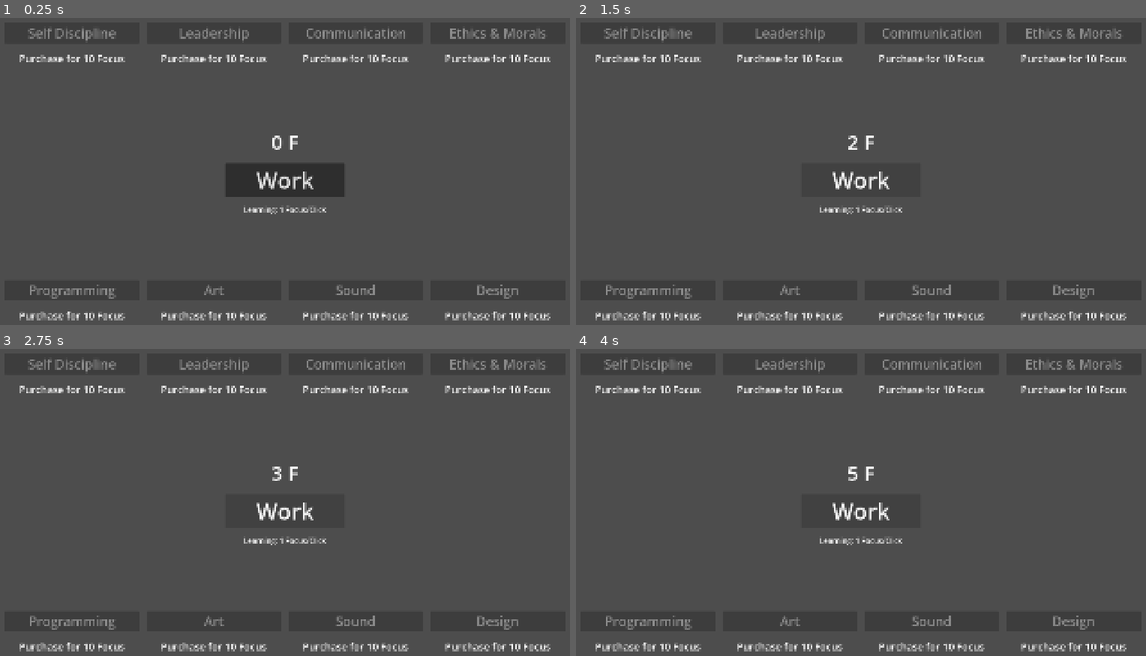
Above: before the commit, frames 1-4 (two rows, left to right).
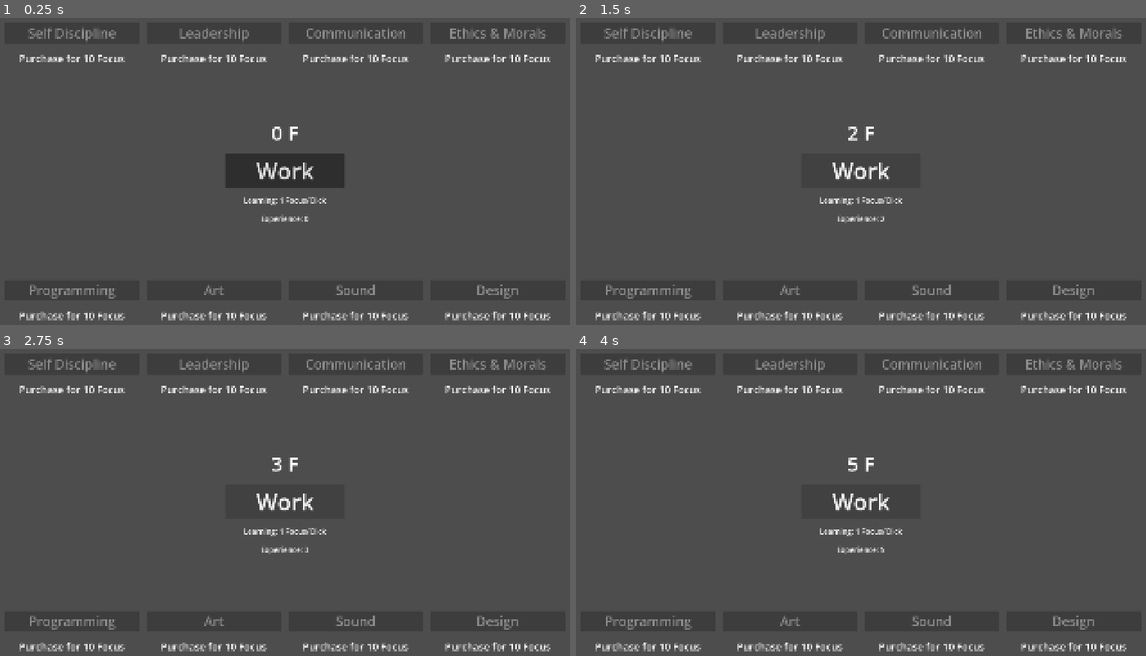
Above: after the commit, the same moments.

Repository: Skyvastern/example-clicker-save-and-load
Game: Godot game, scene res://main/main.tscn
The game is run twice, just before and just after one commit, with the same random seed, the same clock (stepped at 60 frames per second) and the same inputs.
Inputs:
- Up to frame 1 (0.25 s): no input
- Up to frame 2 (1.5 s): click "Work" at 0.5 s; click "Work" at 1.25 s
- Up to frame 3 (2.75 s): click "Work" at 2 s
- Up to frame 4 (4 s): tap Enter at 2.75 s; tap Space at 3.5 s

The runs differ from the first frame. In frame 1, 2.3% of the frame differs, in the area x 39-61%, y 35-67%; in frame 2, 1.1%; in frame 3, 1.1%; in frame 4, 1.1%.

Commit message:
Add experience stat

Diff:
--- a/main/level/level.gd
+++ b/main/level/level.gd
@@ -3,6 +3,7 @@
 
 signal focus_changed
 signal learning_changed
+signal xp_changed
 
 var focus: int = 0:
 	set(value):
@@ -18,10 +19,18 @@
 
 		_update_ui()
 
+var xp: int = 0:
+	set(value):
+		xp = value
+		xp_changed.emit()
+
+		_update_ui()
+
 @export_group("Action")
 @export var work_btn: Button
 @export var focus_label: Label
 @export var learning_label: Label
+@export var xp_label: Label
 
 
 func _enter_tree() -> void:
@@ -38,11 +47,13 @@
 
 func _on_work_btn_pressed() -> void:
 	focus += learning
+	xp += learning
 
 
 func _update_ui() -> void:
 	focus_label.text = "%s F" % focus
 	learning_label.text = "Learning: %s Focus/Click" % learning
+	xp_label.text = "Experience: %s" % xp
 
 
 func increase_learning_speed(cost: int) -> void:
--- a/main/level/levels/lvl_01.tscn
+++ b/main/level/levels/lvl_01.tscn
@@ -3,11 +3,12 @@
 [ext_resource type="Script" uid="uid://clrb1ev5ks4tm" path="res://main/level/level.gd" id="1_3n0an"]
 [ext_resource type="PackedScene" uid="uid://ogqswtv0srgr" path="res://main/level/skill.tscn" id="2_vvkps"]
 
-[node name="Level" type="Node" unique_id=508801850 node_paths=PackedStringArray("work_btn", "focus_label", "learning_label")]
+[node name="Level" type="Node" unique_id=508801850 node_paths=PackedStringArray("work_btn", "focus_label", "learning_label", "xp_label")]
 script = ExtResource("1_3n0an")
 work_btn = NodePath("UI Layer/Action/Work")
 focus_label = NodePath("UI Layer/Action/Focus")
 learning_label = NodePath("UI Layer/Action/Learning")
+xp_label = NodePath("UI Layer/Action/XP")
 
 [node name="UI Layer" type="CanvasLayer" parent="." unique_id=636856542]
 
@@ -42,6 +43,13 @@
 layout_mode = 2
 theme_override_font_sizes/font_size = 24
 text = "Learning: 1 Focus/Click"
+horizontal_alignment = 1
+vertical_alignment = 1
+
+[node name="XP" type="Label" parent="UI Layer/Action" unique_id=296656726]
+layout_mode = 2
+theme_override_font_sizes/font_size = 24
+text = "Experience: 0"
 horizontal_alignment = 1
 vertical_alignment = 1
 
